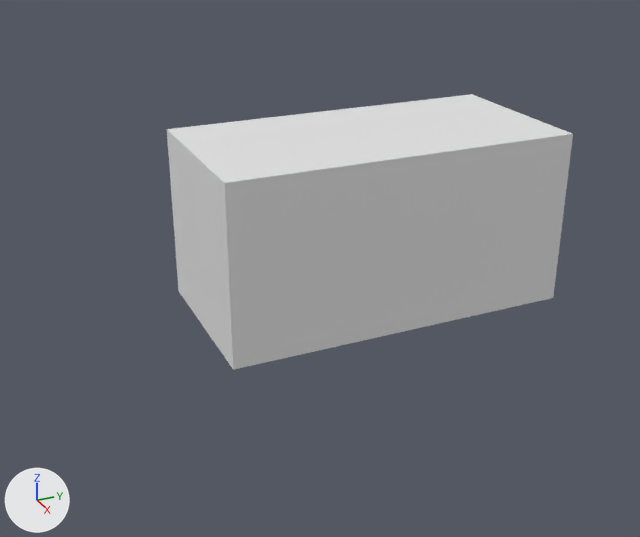
A saved change to the FBX model Export Art/Environment/Props/AnimalSkull.fbx.
Both versions are drawn from a 50 mm lens placed at (0.848, -0.44, 0.469), pointed at (-0.007, -0.055, 0.041). Lighting does not change. The marker at lower left points along +X, +Y and +Z. The older version comes first.

In view in the first picture: 'AnimalSkull_SM'.
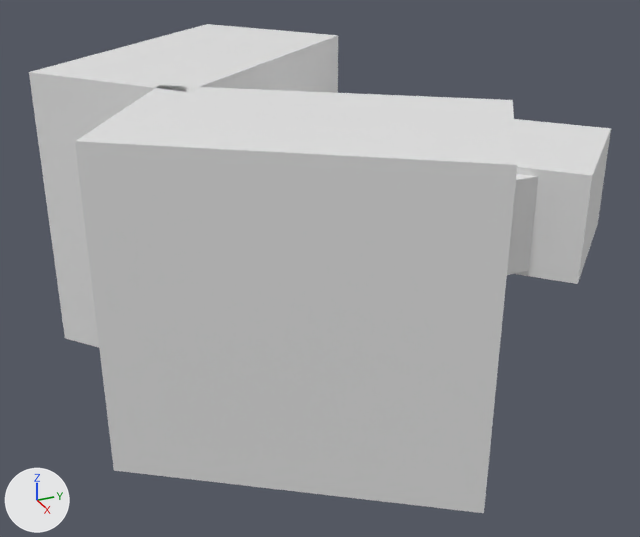
Where the change shows, as pixel boxes [x1, y1, x2, y2] in the pictures (640 x 537 px):
'AnimalSkull_SM', reshaped, moved, turned, rescaled: before [167, 94, 573, 370]; after [29, 24, 611, 513]
part 1 of me_cube_004, added: after [29, 24, 538, 513]

Edits to the bpy script that builds the scene:
```text
Change me_cube_004:
    used by ob_animalskull_sm; location = (0.0, 0.0, 0.1); scale = (0.1, 0.2, 0.1)
    remove me_cube_004.from_pydata(...)  # 8 vertices, 6 faces; spans x -1.0..1.0, y -1.0..1.0, z -1.0..1.0
    add me_cube_004.from_pydata(...)  # 36 vertices, 26 faces; spans x -1.0..4.86, y -4.71..1.0, z -2.43..2.59
    me_cube_004 part 1
    14 vertices are added at x -0.56..4.86, y -4.71..0.7, z -2.43..-0.9
    8 new vertices lie (0.0, 0.0, 5.02) away from vertices in x -0.56..4.86, y -4.71..0.7, z -2.43
    6 new vertices lie (0.0, 0.0, 1.78) away from vertices in x -0.39..2.82, y -2.7..0.44, z -0.9
    20 new faces join them
Change ob_animalskull_sm:
    ob_animalskull_sm.location: (0.0, 0.0, 0.1) -> (-0.001, 0.201, 0.101)
    ob_animalskull_sm.rotation_euler: (0.0, 0.0, 0.0) -> (0.0, 0.0, -0.809)  # degrees (0, 0, 0) -> degrees (0, 0, -46)
    ob_animalskull_sm.scale: (0.1, 0.2, 0.1) -> (0.1, 0.1, 0.0643)
```
